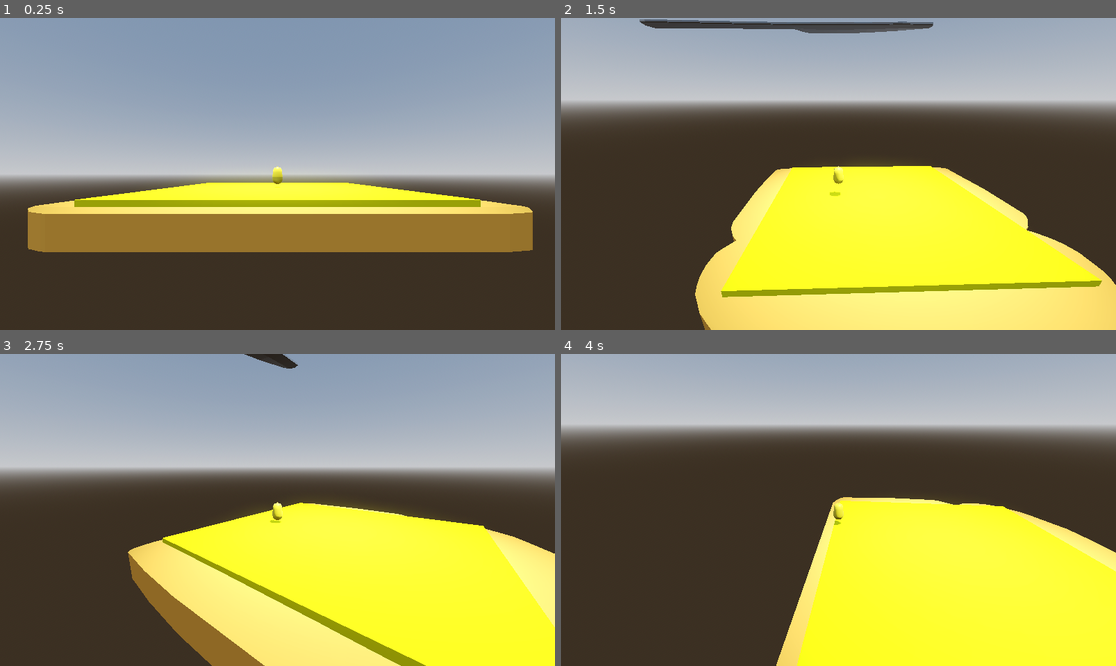
Above: before the commit, frames 1-4 (two rows, left to right).
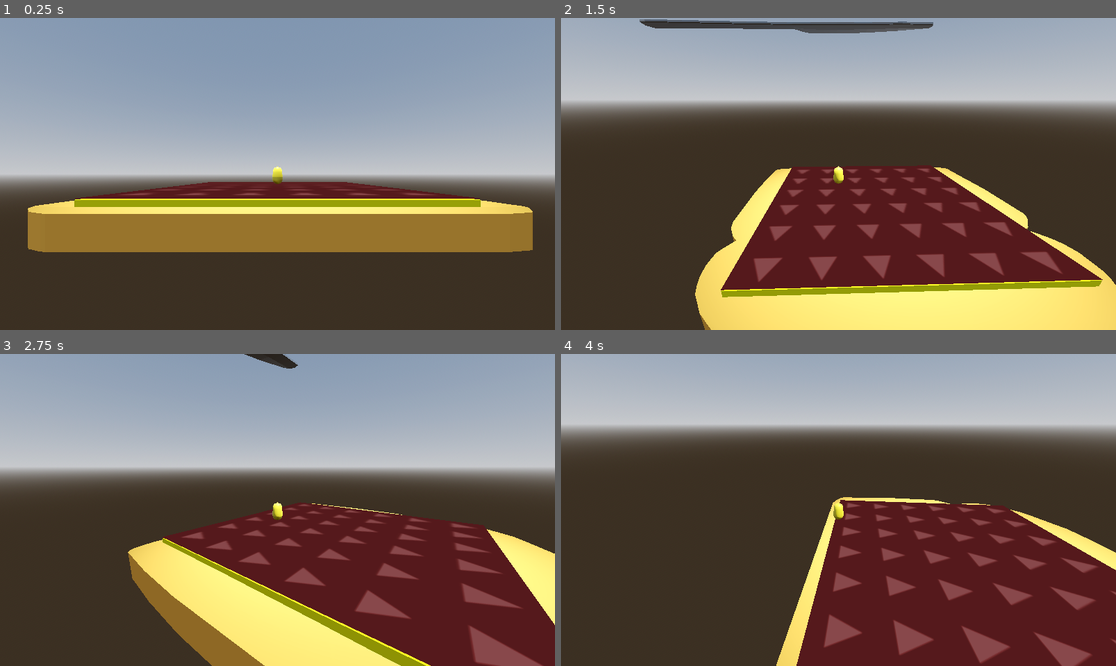
Above: after the commit, the same moments.

Repository: wolfthewizard/mages-breakfast
Game: Godot game, scene res://scenes/environments/level/level.tscn
Two runs of this game, one before a commit and one after it. Both use one fixed random seed, a clock stepped at 60 frames per second and the inputs below.
Inputs (mouse positions are in pixels of both pictures, inside the frame that each line leads up to):
- Up to frame 1 (0.25 s): no input
- Up to frame 2 (1.5 s): tap Enter at 0.5 s; move the mouse to (960, 158) at 0.52 s; hold D (right) 0.53-1.28 s; click (960, 158) at 0.67 s; tap Space (jump) at 0.77 s; move the mouse to (810, 174) at 1.27 s; hold W (up) from 1.28 s (still down)
- Up to frame 3 (2.75 s): keep holding W (up); tap Space (jump) at 1.52 s; move the mouse to (288, 503) at 2.02 s
- Up to frame 4 (4 s): keep holding W (up); move the mouse to (832, 516) at 2.77 s; tap Space (jump) at 3.02, 3.77 s; move the mouse to (877, 513) at 3.52 s

The runs differ from the first frame. In frame 1, 2.8% of the frame differs, in the area x 13-87%, y 51-58%; in frame 2, 18%; in frame 3, 22%; in frame 4, 26%, in the area x 42-100%, y 46-100%.

Commit message:
added attack overlay (yet unused)

Diff:
--- /dev/null
+++ b/Mage's Breakfast/scenes/entities/butter_layer/attack_overlay.gdshader
@@ -0,0 +1,25 @@
+shader_type spatial;
+uniform sampler2D source_texture;
+uniform float scaling = 0.33;
+uniform float angle = 0.0;
+uniform float scroll_speed_mult = 0.25;
+
+void fragment() {
+	float angle2 = angle + PI;
+	vec2 uv = (UV - 0.5) * 2.0;
+	vec2 scroll_dir = vec2(sin(angle2), cos(angle2));
+	uv = uv - scroll_dir * TIME * scroll_speed_mult;
+	uv = uv / scaling;
+	float len = length(uv);
+	float ang = atan(uv.y / uv.x);
+	if (uv.x < 0.0) {
+		ang += PI;
+	}
+	ang += angle2;
+	uv = vec2(cos(ang), sin(ang)) * len;
+	ALBEDO = texture(source_texture, uv).rgb;
+}
+
+void light() {
+	// Called for every pixel for every light affecting the material.
+}
--- /dev/null
+++ b/Mage's Breakfast/scenes/entities/butter_layer/butter_layer.tscn
@@ -0,0 +1,43 @@
+[gd_scene load_steps=8 format=3 uid="uid://dmnw75n7r16fy"]
+
+[ext_resource type="Shader" path="res://scenes/entities/butter_layer/attack_overlay.gdshader" id="1_4njvg"]
+[ext_resource type="Texture2D" uid="uid://kctedy4v8bac" path="res://assets/telegraph_arrow.png" id="2_6s0yj"]
+
+[sub_resource type="StandardMaterial3D" id="StandardMaterial3D_m7nhs"]
+albedo_color = Color(1, 1, 0, 1)
+
+[sub_resource type="BoxMesh" id="BoxMesh_287hq"]
+material = SubResource("StandardMaterial3D_m7nhs")
+size = Vector3(0.1, 0.01, 0.1)
+
+[sub_resource type="BoxShape3D" id="BoxShape3D_7yy7f"]
+size = Vector3(0.1, 0.01, 0.1)
+
+[sub_resource type="ShaderMaterial" id="ShaderMaterial_ytsl2"]
+render_priority = 0
+shader = ExtResource("1_4njvg")
+shader_parameter/scaling = 0.33
+shader_parameter/angle = 0.0
+shader_parameter/scroll_speed_mult = 0.25
+shader_parameter/source_texture = ExtResource("2_6s0yj")
+
+[sub_resource type="PlaneMesh" id="PlaneMesh_nq7mb"]
+material = SubResource("ShaderMaterial_ytsl2")
+size = Vector2(0.1, 0.1)
+center_offset = Vector3(0, 0.007, 0)
+
+[node name="ButterLayer" type="AnimatableBody3D"]
+collision_layer = 2
+collision_mask = 0
+
+[node name="ButterMesh" type="MeshInstance3D" parent="."]
+transform = Transform3D(1, 0, 0, 0, 1, 0, 0, 0, 1, 0, 0.00165316, 0)
+mesh = SubResource("BoxMesh_287hq")
+
+[node name="ButterCollision" type="CollisionShape3D" parent="."]
+transform = Transform3D(1, 0, 0, 0, 1, 0, 0, 0, 1, 0, 0.002, 0)
+shape = SubResource("BoxShape3D_7yy7f")
+
+[node name="AttackOverlay" type="MeshInstance3D" parent="."]
+transparency = 1.0
+mesh = SubResource("PlaneMesh_nq7mb")
--- a/Mage's Breakfast/scenes/entities/knife/knife.gd
+++ b/Mage's Breakfast/scenes/entities/knife/knife.gd
@@ -7,7 +7,6 @@
 @export var attack_duration: float = 5
 
 var tween: Tween
-
 
 
 func _ready():
--- a/Mage's Breakfast/scenes/entities/toast/toast.tscn
+++ b/Mage's Breakfast/scenes/entities/toast/toast.tscn
@@ -1,6 +1,7 @@
-[gd_scene load_steps=8 format=3 uid="uid://dg4yecaox8lhp"]
+[gd_scene load_steps=6 format=3 uid="uid://dg4yecaox8lhp"]
 
 [ext_resource type="Texture2D" uid="uid://svxay4wr0y3v" path="res://scenes/entities/toast/toast_toast_texture.png" id="1_a0tg4"]
+[ext_resource type="PackedScene" uid="uid://dmnw75n7r16fy" path="res://scenes/entities/butter_layer/butter_layer.tscn" id="2_lyjx7"]
 
 [sub_resource type="StandardMaterial3D" id="StandardMaterial3D_nllud"]
 resource_name = "Bread"
@@ -41,16 +42,6 @@
 blend_shape_mode = 0
 shadow_mesh = SubResource("ArrayMesh_md6al")
 
-[sub_resource type="StandardMaterial3D" id="StandardMaterial3D_m7nhs"]
-albedo_color = Color(1, 1, 0, 1)
-
-[sub_resource type="BoxMesh" id="BoxMesh_287hq"]
-material = SubResource("StandardMaterial3D_m7nhs")
-size = Vector3(0.1, 0.01, 0.1)
-
-[sub_resource type="BoxShape3D" id="BoxShape3D_7yy7f"]
-size = Vector3(0.1, 0.01, 0.1)
-
 [node name="Toast" type="Node3D"]
 
 [node name="Toast" type="MeshInstance3D" parent="."]
@@ -58,14 +49,4 @@
 mesh = SubResource("ArrayMesh_8rfod")
 skeleton = NodePath("")
 
-[node name="Butter" type="AnimatableBody3D" parent="."]
-collision_layer = 2
-collision_mask = 0
-
-[node name="MeshInstance3D" type="MeshInstance3D" parent="Butter"]
-transform = Transform3D(1, 0, 0, 0, 1, 0, 0, 0, 1, 0, 0.00165316, 0)
-mesh = SubResource("BoxMesh_287hq")
-
-[node name="CollisionShape3D" type="CollisionShape3D" parent="Butter"]
-transform = Transform3D(1, 0, 0, 0, 1, 0, 0, 0, 1, 0, 0.002, 0)
-shape = SubResource("BoxShape3D_7yy7f")
+[node name="ButterLayer" parent="." instance=ExtResource("2_lyjx7")]
Binary file added: Mage's Breakfast/assets/telegraph_arrow.png
Not shown, added: Mage's Breakfast/assets/telegraph_arrow.png.import
